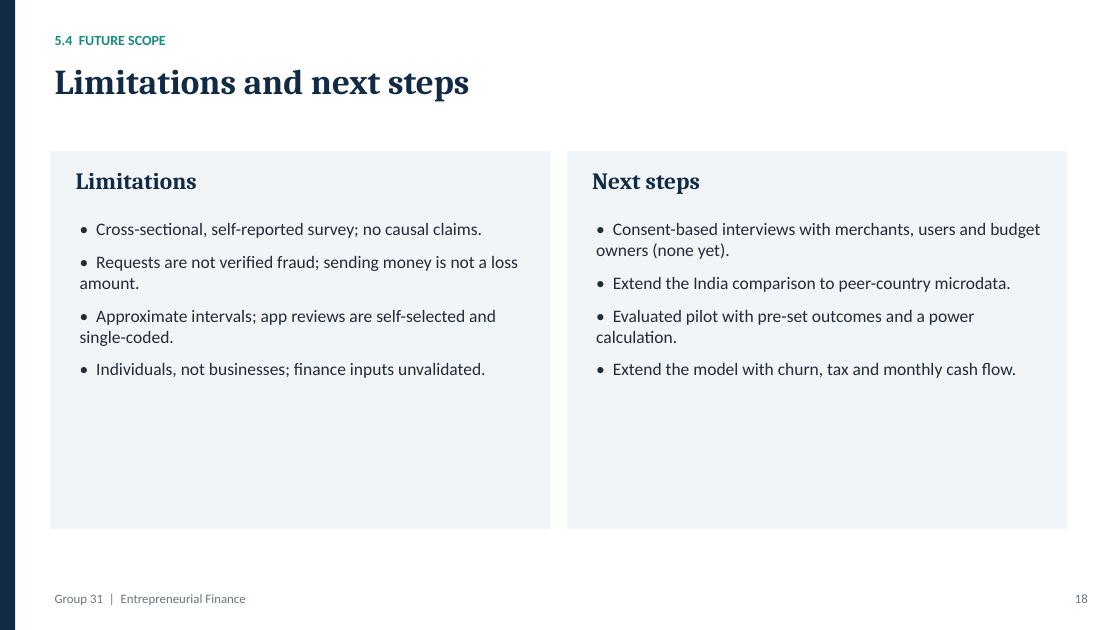
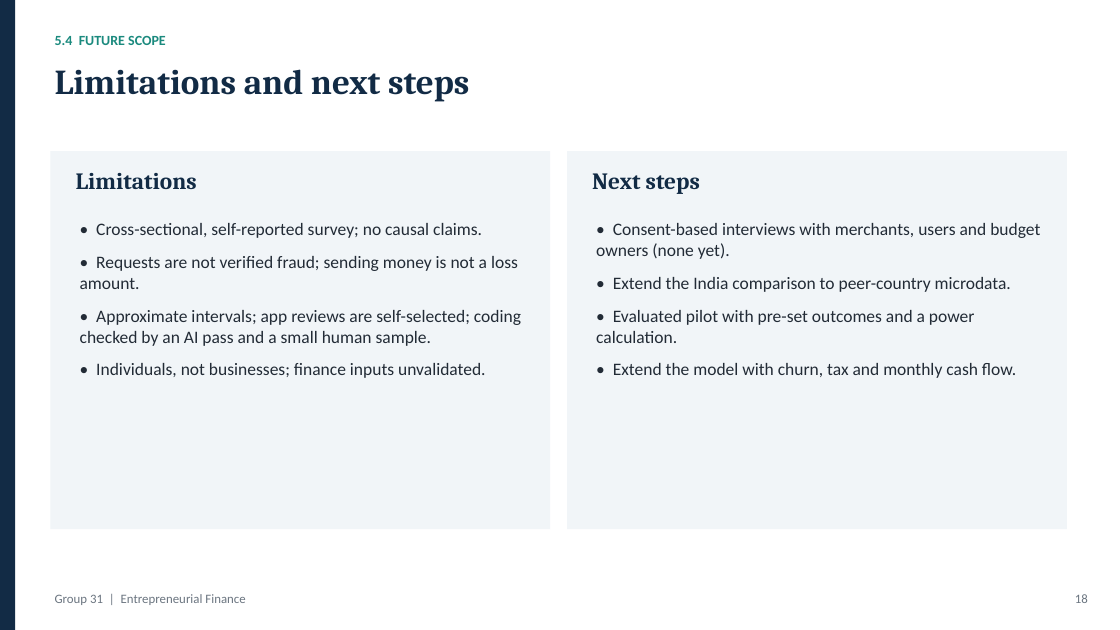
Before and after one commit to sahsudhanshu/EF, a slide deck: slide 18 of Group_31/slides/Group_31_Presentation_Final.pptx. Drawn at 1120x630 pixels with LibreOffice and Linux fonts; fonts in the diff are those of the drawing. Boxes give left, top, right and bottom in pixels: in the first picture for what was removed or moved away, otherwise in the second. Text is boxed around its words. In the diff, an @@ line names an element or a change of style, - is before the commit and + after.

```diff
--- a/Group_31/slides/Group_31_Presentation_Final.pptx
+++ b/Group_31/slides/Group_31_Presentation_Final.pptx
@@ text at box(80, 310, 521, 346): text changed @@
-• Approximate intervals; app reviews are self-selected and single-coded.
+• Approximate intervals; app reviews are self-selected; coding checked by an AI pass and a small human sample.
```
Also in this commit, not shown: 6 other files.
